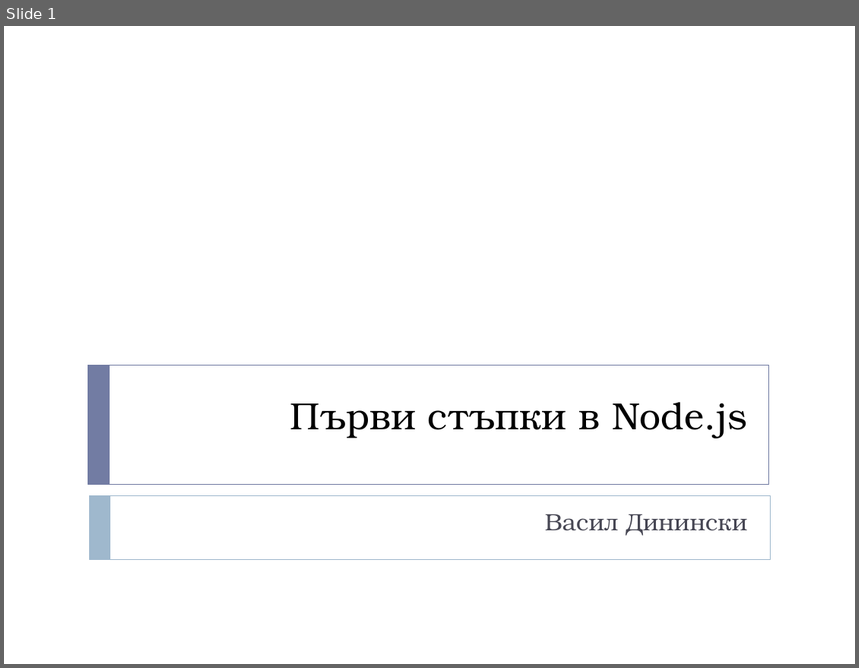
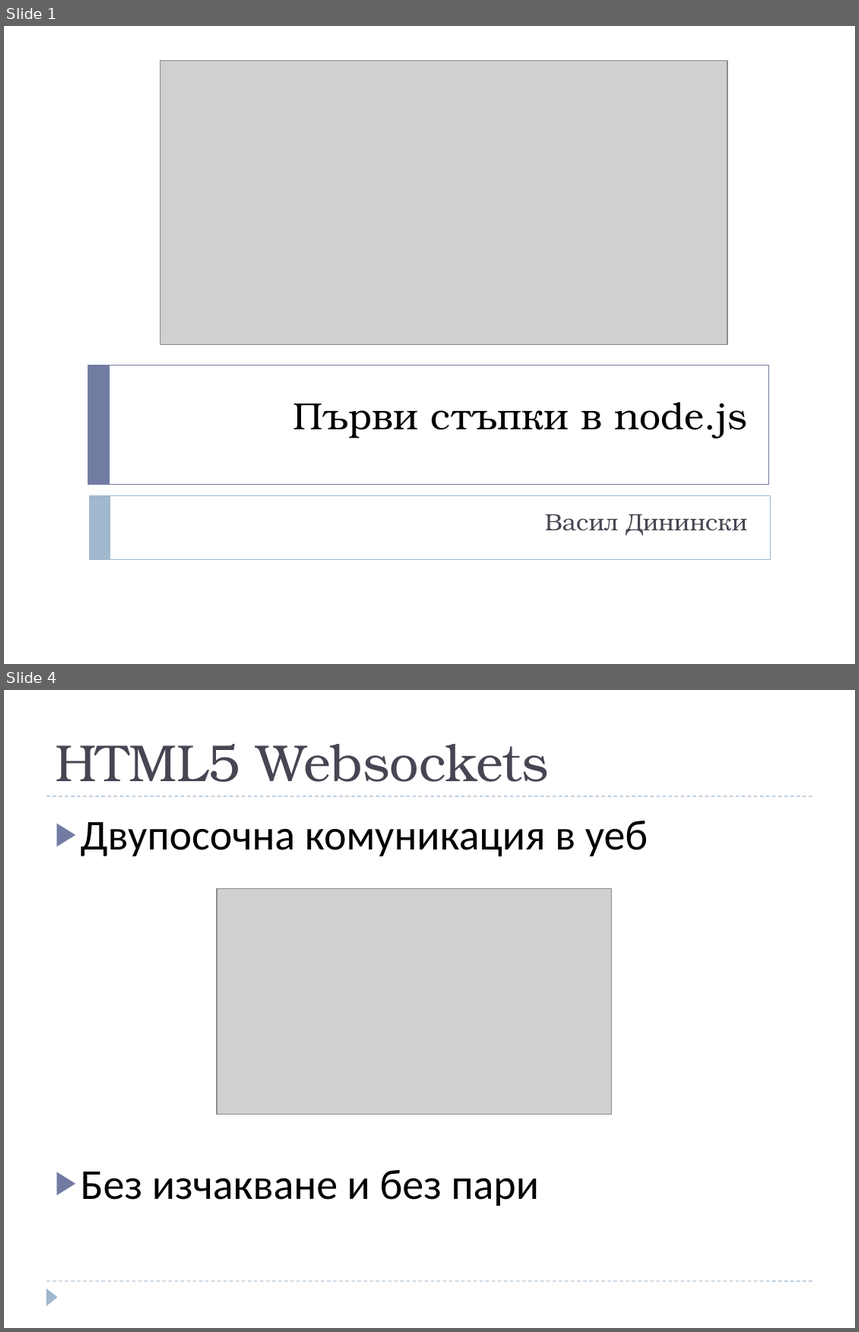
Before and after one commit to dininski/SoftUniConf2014, a slide deck: Presentation/Първи стъпки в Node.pptx. Shown one above the other, each under a label of ours: slide 1 before the commit, slides 1 and 4 after it; the slides between them are not shown. The pictures are 859x668 and 859x1332 pixels, drawn with LibreOffice and Linux fonts; fonts in the diff are those of the drawing; grey boxes stand for pictures. Boxes give left, top, right and bottom in pixels: in the first picture for what was removed or moved away, otherwise in the second. Text is boxed around its words. In the diff, an @@ line names an element or a change of style, - is before the commit and + after.

```diff
--- a/Presentation/Първи стъпки в Node.pptx
+++ b/Presentation/Първи стъпки в Node.pptx
@@ slide 4 added at [4,690,855,1328], background #FFFFFF @@
@@ title added at [55,744,549,782], 44 pt, text #464653 @@
+HTML5 Websockets
@@ line added from (47, 796) to (813, 796), #9FB8CD 0.75 pt dashed @@
@@ text added at [81,821,648,1206], 36 pt, text #000000 @@
+▶ Двупосочна комуникация в уеб
+▶ Без изчакване и без пари
@@ picture added at [217,888,612,1115] @@
@@ line added from (47, 1281) to (813, 1281), #9FB8CD 0.75 pt dashed @@
@@ triangle added at [47,1288,58,1306], fill #9FB8CD @@
@@ slide 1 changed as well @@
@@ picture added at [160,61,728,344] @@
@@ title at [293,402,747,439]: text changed @@
-Първи стъпки в Node.js
+Първи стъпки в node.js
```
Also in this commit, not shown: 5 other slides added, 1 slide removed, 5 other files.
